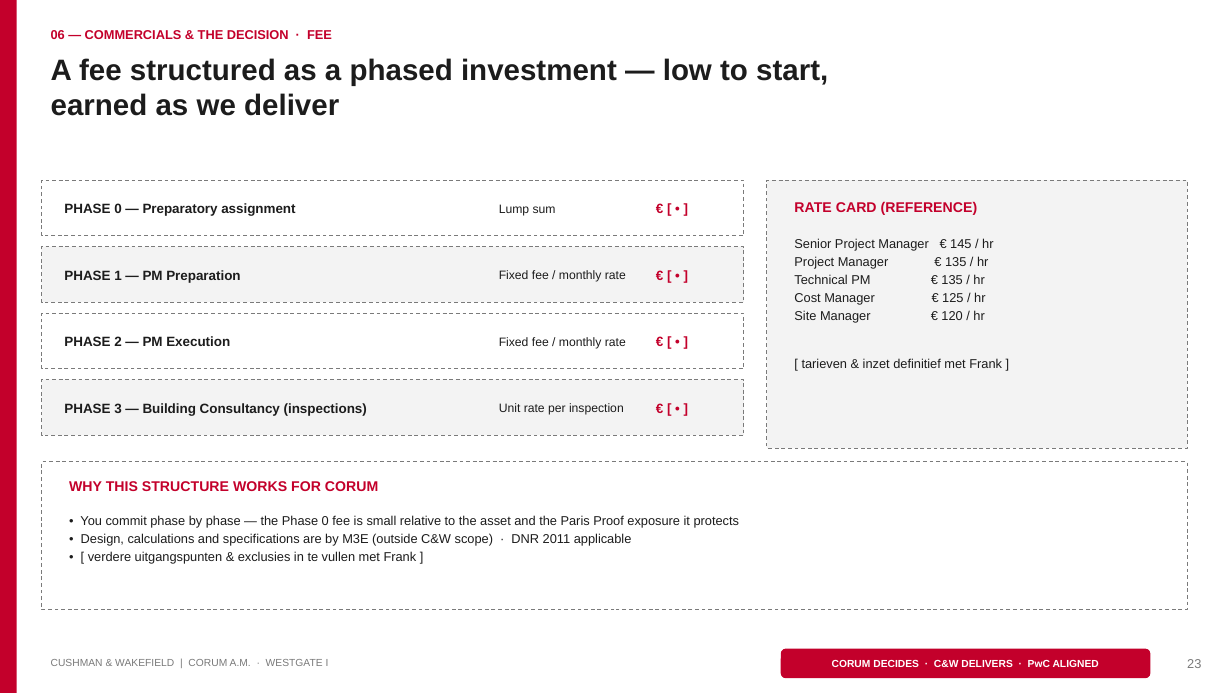
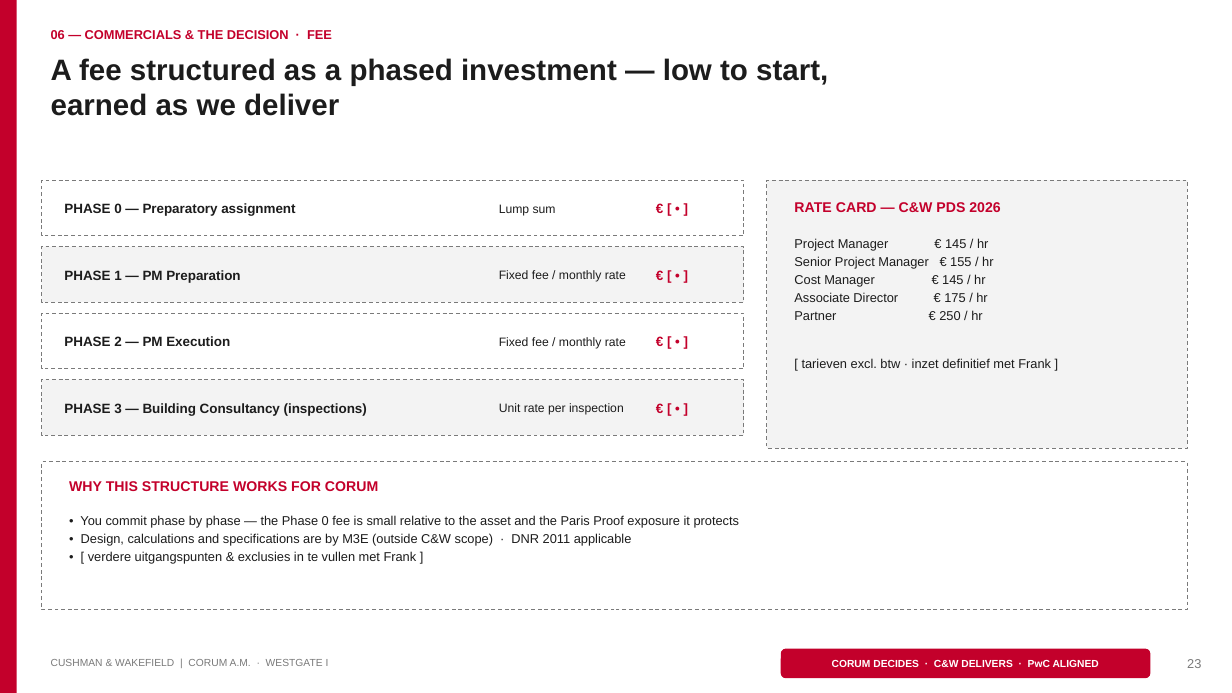
Before and after one commit to sjbezemer-cmyk/Solid-Base, a slide deck: slide 23 of corum-pitch/Corum-Westgate-I-Pitch-Wireframe.pptx. Drawn at 1232x693 pixels with LibreOffice and Linux fonts; fonts in the diff are those of the drawing. Boxes give left, top, right and bottom in pixels: in the first picture for what was removed or moved away, otherwise in the second. Text is boxed around its words. In the diff, an @@ line names an element or a change of style, - is before the commit and + after.

```diff
--- a/corum-pitch/Corum-Westgate-I-Pitch-Wireframe.pptx
+++ b/corum-pitch/Corum-Westgate-I-Pitch-Wireframe.pptx
@@ text at [794,202,1000,212]: text changed @@
-RATE CARD (REFERENCE)
+RATE CARD — C&W PDS 2026
@@ text at [794,238,1051,368]: text changed @@
-Senior Project Manager € 145 / hr
-Project Manager € 135 / hr
-Technical PM € 135 / hr
-Cost Manager € 125 / hr
-Site Manager € 120 / hr
-[ tarieven & inzet definitief met Frank ]
+Project Manager € 145 / hr
+Senior Project Manager € 155 / hr
+Cost Manager € 145 / hr
+Associate Director € 175 / hr
+Partner € 250 / hr
+[ tarieven excl. btw · inzet definitief met Frank ]
```
Also in this commit, not shown: 1 other file.
